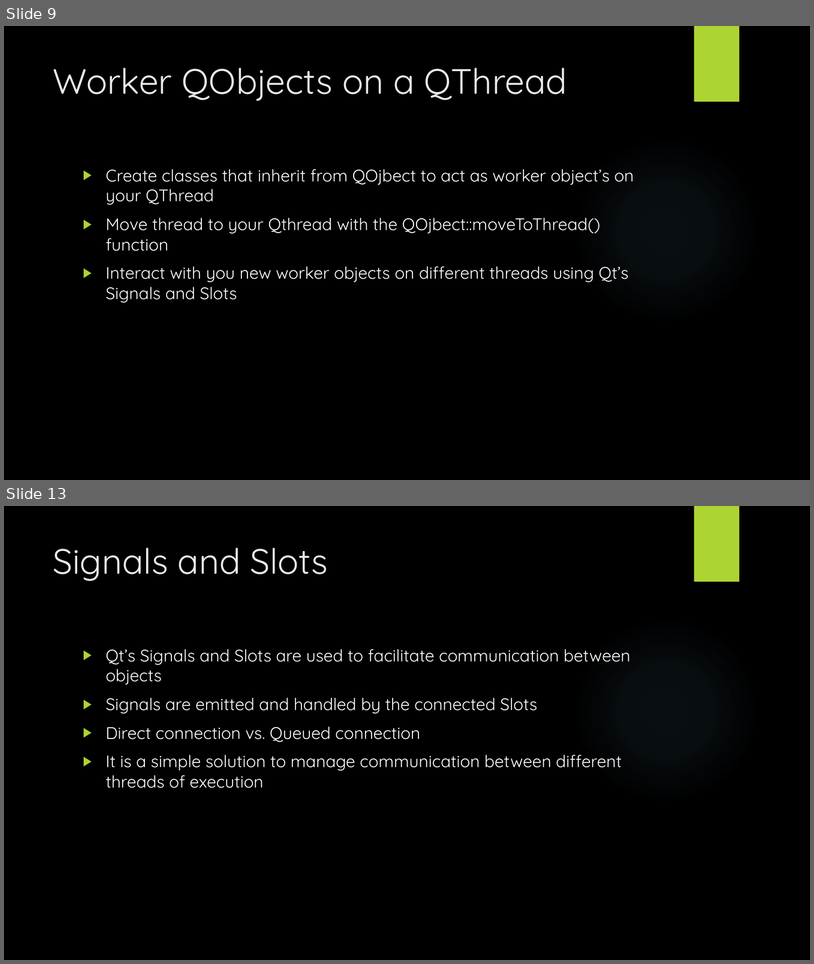
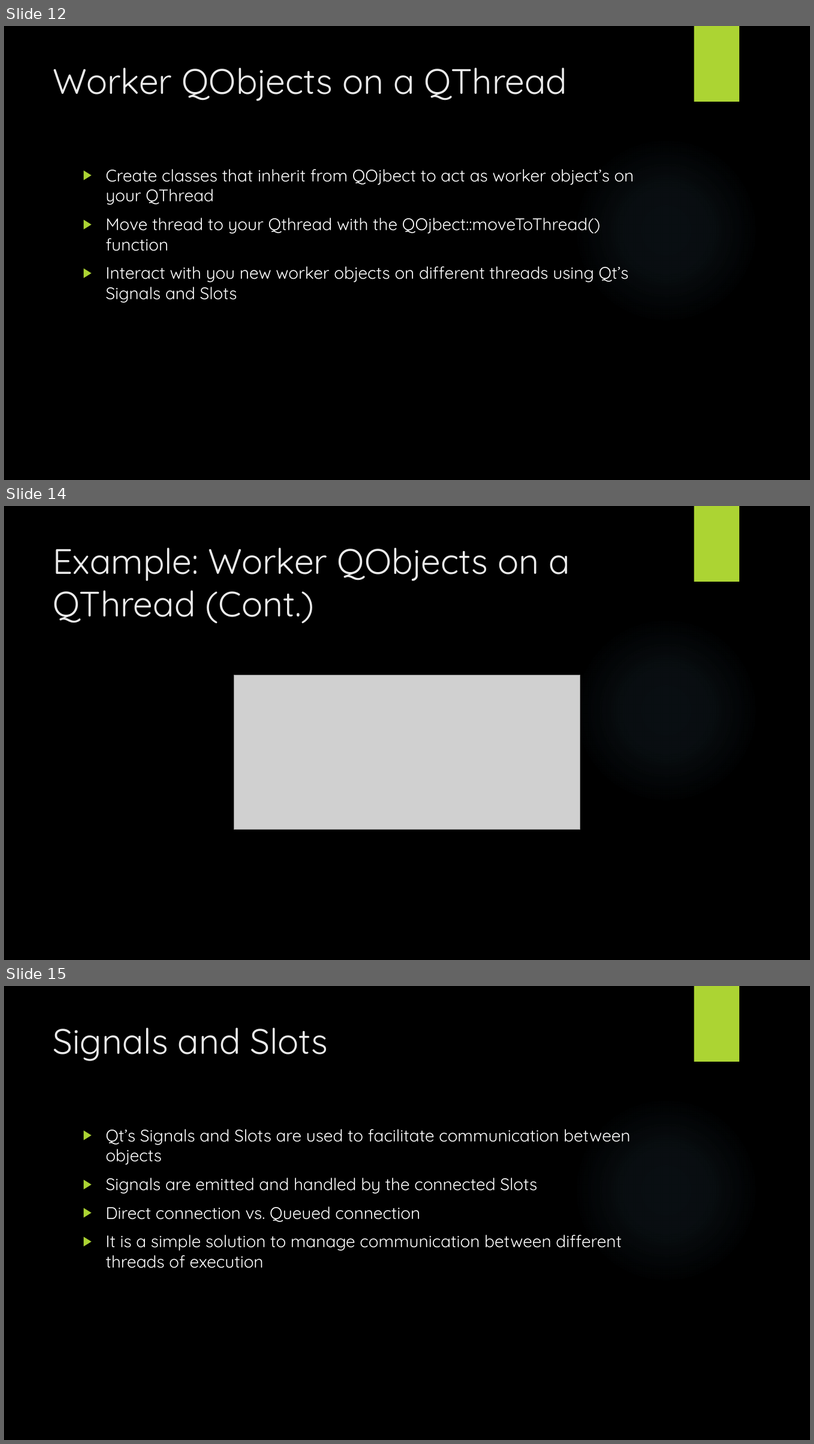
Before and after one commit to tylertrephan/qt-multithreading-tutorial, a slide deck: Qt.pptx. Shown one above the other, each under a label of ours: slides 9 and 13 before the commit, slides 12, 14 and 15 after it; the slides between them are not shown. The pictures are 814x964 and 814x1444 pixels, drawn with LibreOffice and Linux fonts; fonts in the diff are those of the drawing; grey boxes stand for pictures; background and template pictures are left out. Boxes give left, top, right and bottom in pixels: in the first picture for what was removed or moved away, otherwise in the second. Text is boxed around its words. In the diff, an @@ line names an element or a change of style, - is before the commit and + after.

Commit message:
Added the example photos into the presentation

```diff
--- a/Qt.pptx
+++ b/Qt.pptx
@@ slide 14 added at (x1=4, y1=506, x2=810, y2=960), background picture (left out); not listed: 2 template elements that a slide beside it also shows @@
@@ title added at (x1=53, y1=547, x2=570, y2=624), 42 pt, text #EBEBEB @@
+Example: Worker QObjects on a QThread (Cont.)
@@ picture added at (x1=234, y1=675, x2=580, y2=829) @@
@@ what was slide 9 is now slide 12 @@
@@ what was slide 13 is now slide 15 @@
```
Also in this commit, not shown: 5 slides changed, 9 other slides added, 1 slide removed.
